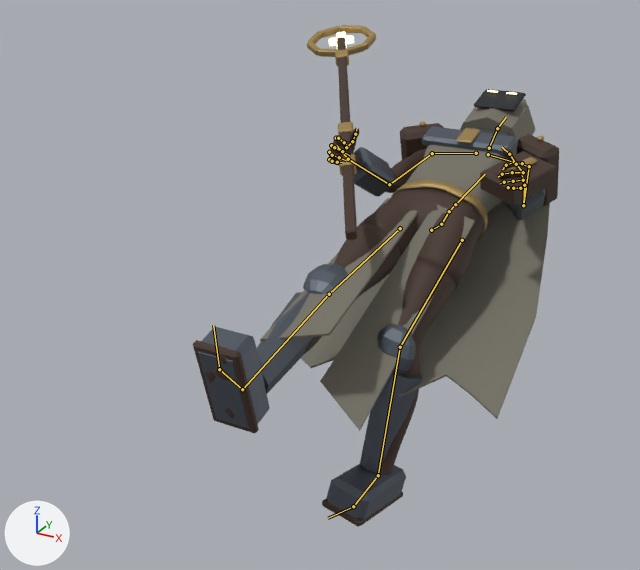
What one commit did to the FBX model MobileGame/Assets/Art/DarkFantasy/Models/Cleric_Man.fbx.
The view is the same before and after, from a 50 mm camera at (1.06, -2.73, 2.06) aimed at (-0.39, -0.1, 0.75). The lights are fixed; the arrows at lower left show +X, +Y and +Z. The first picture is the older version. Both versions are drawn at frame 38 of the action 'Cleric_ManSkeleton|Death'; the numbers are the values there. The bones that change, and the others that lie on the model, are drawn over the model as lines.

In view in the first picture: 'Cleric_Man'.
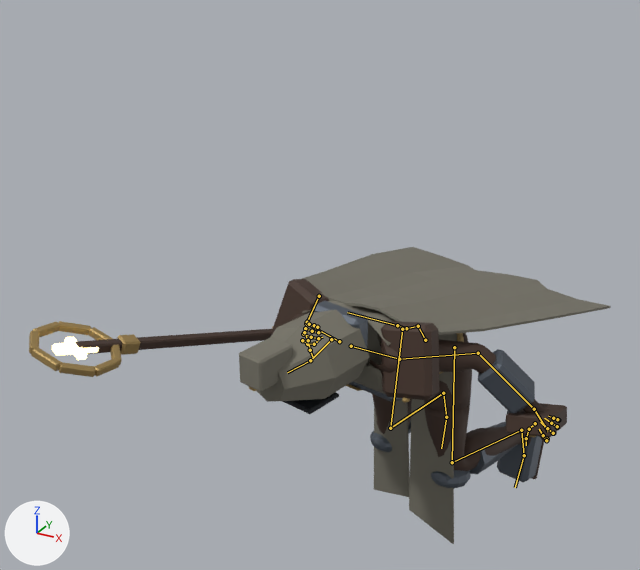
The edits, one by one:
Bone 'pelvis' (bone_pelvis) moves from (0.0, 0.0, 0.0) to (0.0, -0.403, -0.15).
Bone 'pelvis' (bone_pelvis) turns from (-75, 0, 0) to (55, -11, -4) degrees about its own x, y and z.
Bone 'spine_01' (bone_spine_01) turns from (0, 0, 0) to (15, 0, 0) degrees about its own x, y and z.
Bone 'upperarm_l' (bone_upperarm_l) turns from (-1, -1, -28) to (-14, -7, -6) degrees about its own x, y and z.
Bone 'upperarm_r' (bone_upperarm_r) turns from (-1, 1, 28) to (-14, 7, 6) degrees about its own x, y and z.
Bone 'neck_01' (bone_neck_01) turns from (0, 0, 0) to (20, 0, 0) degrees about its own x, y and z.
Bone 'thigh_l' (bone_thigh_l) turns from (25, 0, 0) to (-48, 5, 24) degrees about its own x, y and z.
Bone 'calf_l' (bone_calf_l) turns from (40, 0, 0) to (80, 5, 5) degrees about its own x, y and z.
Bone 'thigh_r' (bone_thigh_r) turns from (0, 0, 0) to (-44, -4, -22) degrees about its own x, y and z.
Bone 'calf_r' (bone_calf_r) turns from (0, 0, 0) to (75, -5, -4) degrees about its own x, y and z.

Pixel boxes (x1, y1, x2, y2) of what changed, in the pictures (640 x 570 px):
'Cleric_Man', posed (59% wider, 41% shorter)
    before: (193, 25, 559, 527)
    after: (29, 247, 611, 544)
bone 'pelvis', root to tip
    before: (431, 230) to (443, 223)
    after: (425, 340) to (417, 324)
bone 'spine_01', root to tip
    before: (441, 224) to (449, 211)
    after: (418, 326) to (406, 328)
bone 'upperarm_l', root to tip
    before: (529, 166) to (523, 205)
    after: (399, 359) to (478, 353)
bone 'upperarm_r', root to tip
    before: (432, 153) to (389, 184)
    after: (306, 323) to (319, 296)
bone 'neck_01', root to tip
    before: (489, 148) to (497, 128)
    after: (331, 339) to (310, 360)
bone 'thigh_l', root to tip
    before: (462, 240) to (400, 347)
    after: (454, 347) to (452, 462)
bone 'calf_l', root to tip
    before: (400, 347) to (378, 475)
    after: (452, 462) to (521, 430)
bone 'thigh_r', root to tip
    before: (400, 228) to (329, 294)
    after: (402, 329) to (390, 428)
bone 'calf_r', root to tip
    before: (329, 294) to (242, 389)
    after: (390, 428) to (443, 393)
